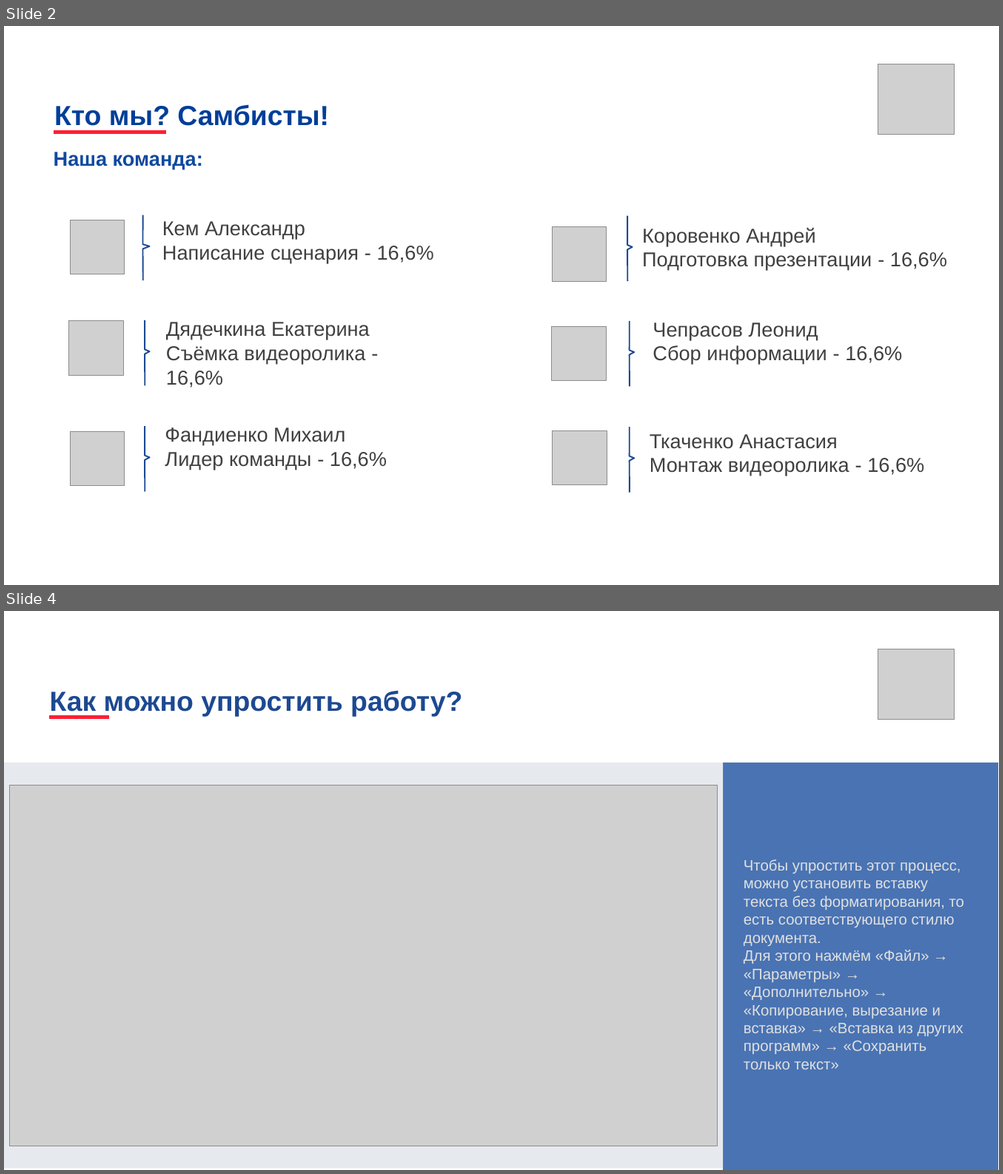
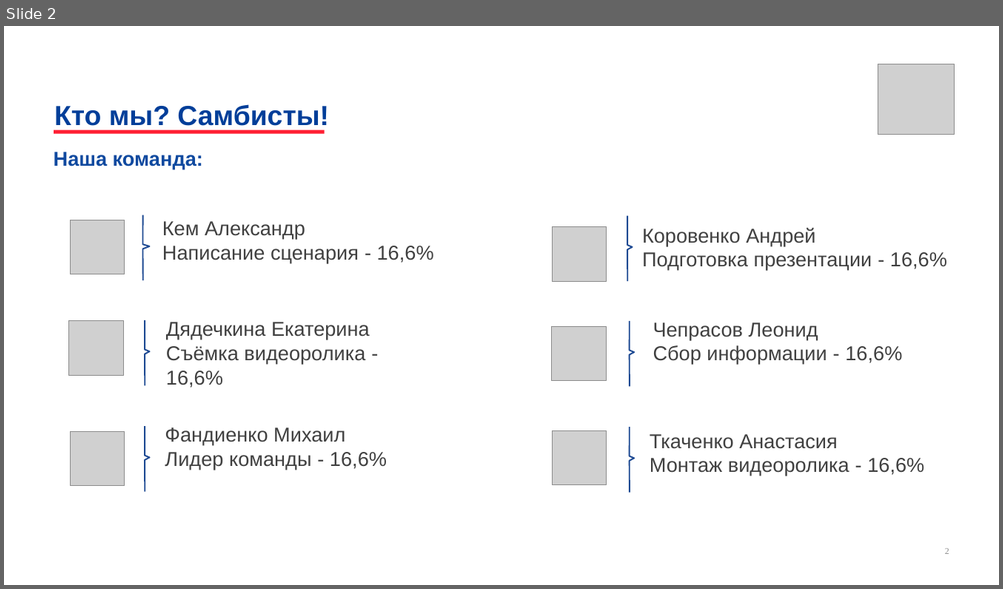
Before and after one commit to 0Sendai/Pmi-project-p2, a slide deck: Вставка текста, отформатированного под стиль документа.pptx. Shown one above the other, each under a label of ours: slides 2 and 4 before the commit, slide 2 after it; the slides between them are not shown. The pictures are 1003x1174 and 1003x589 pixels, drawn with LibreOffice and Linux fonts; fonts in the diff are those of the drawing; grey boxes stand for pictures; background and template pictures are left out. Boxes give left, top, right and bottom in pixels: in the first picture for what was removed or moved away, otherwise in the second. Text is boxed around its words. In the diff, an @@ line names an element or a change of style, - is before the commit and + after.

```diff
--- a/Вставка текста, отформатированного под стиль документа.pptx
+++ b/Вставка текста, отформатированного под стиль документа.pptx
@@ slide 4 removed at [4,611,999,1170], background #FFFFFF @@
@@ picture removed at [877,649,953,720] @@
@@ text removed at [50,690,462,717] @@
-Как можно упростить работу?
@@ line removed from (109, 717) to (49, 717) @@
@@ rectangle removed at [4,763,723,1169] @@
@@ rectangle removed at [723,763,998,1170] @@
@@ picture removed at [9,785,717,1147] @@
@@ text removed at [743,860,964,1070] @@
-Чтобы упростить этот процесс, можно установить вставку текста без форматирования, то есть соответствующего стилю документа.
-Для этого нажмём «Файл» → «Параметры» → «Дополнительно» → «Копирование, вырезание и вставка» → «Вставка из других программ» → «Сохранить только текст»
@@ slide 2 changed as well @@
@@ text "Кто мы? Самбисты!" at [54,104,329,131]: line spacing 1.01 to 1 @@
@@ line moved from (166, 132) - (54, 132) to (324, 132) - (54, 132) @@
@@ page number added at [945,548,949,554], 14 pt, text #8C8C8C @@
+2
```
Also in this commit, not shown: 2 other slides changed, 5 slides added, 1 other slide removed, 1 other file.
